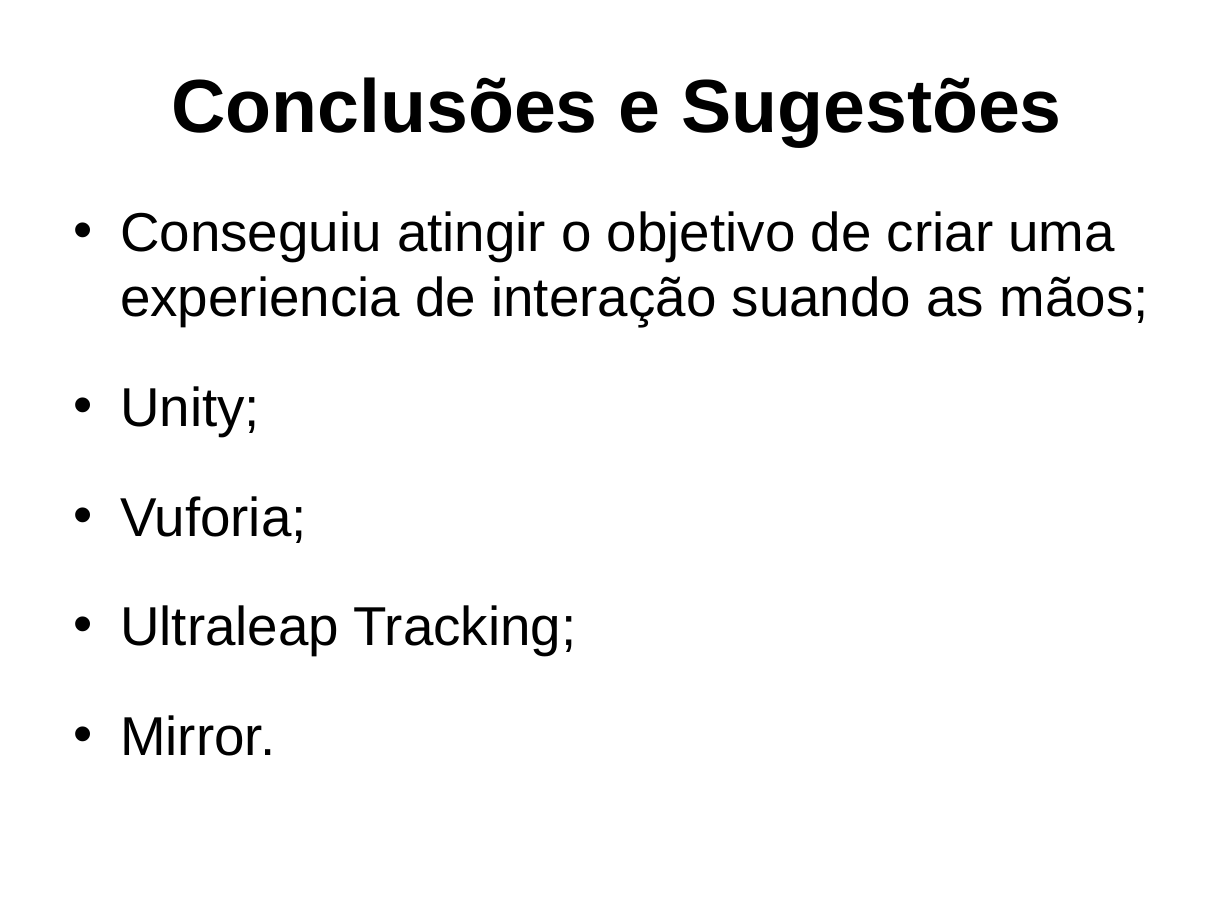
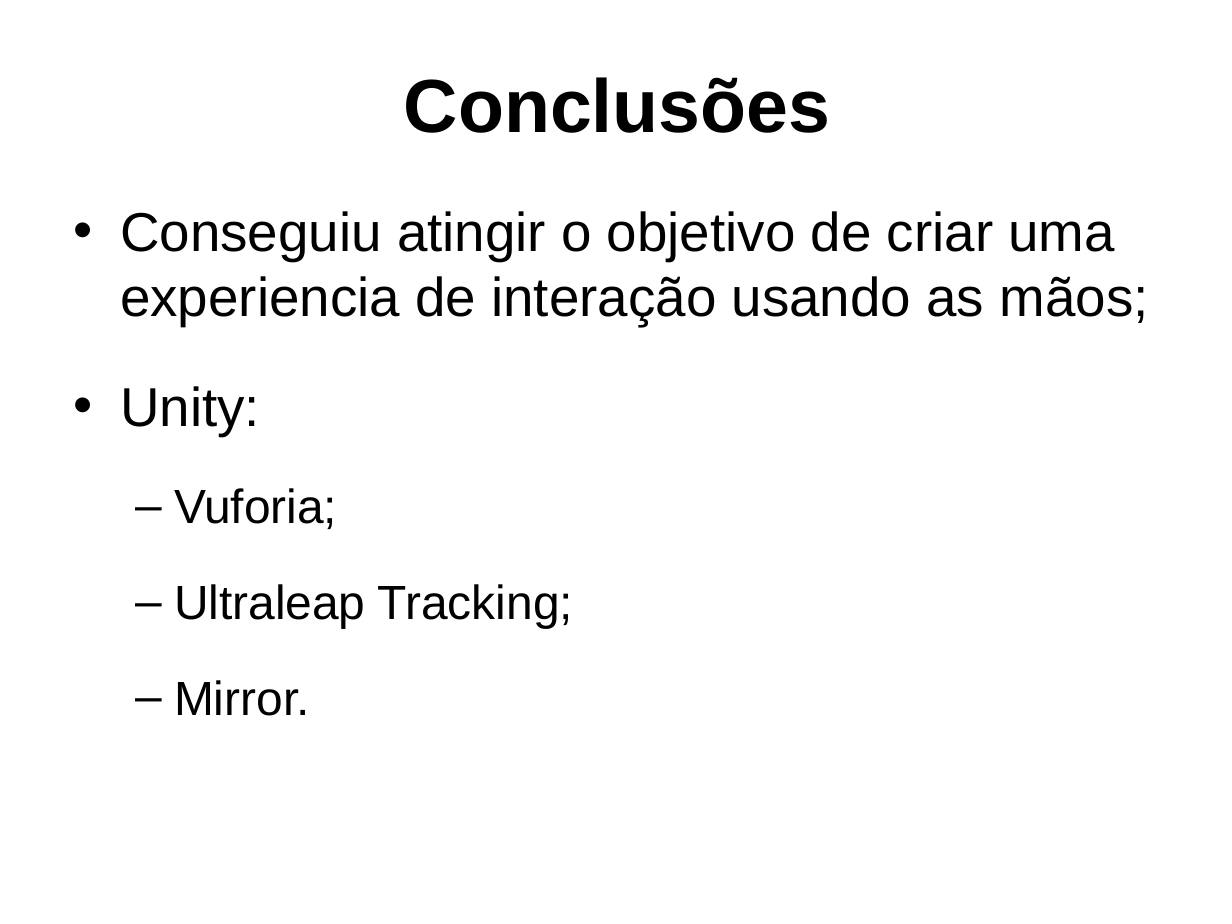
Before and after one commit to gcgfurb/tcc_JulioVicenteBrych, a slide deck: slide 23 of _julio/ApresentaçãoTCC-Julio_Vicente_Brych.pptx. Drawn at 1232x924 pixels with LibreOffice and Linux fonts; fonts in the diff are those of the drawing; background and template pictures are left out. Boxes give left, top, right and bottom in pixels: in the first picture for what was removed or moved away, otherwise in the second. Text is boxed around its words. In the diff, an @@ line names an element or a change of style, - is before the commit and + after.

```diff
--- a/_julio/ApresentaçãoTCC-Julio_Vicente_Brych.pptx
+++ b/_julio/ApresentaçãoTCC-Julio_Vicente_Brych.pptx
@@ title at (x1=404, y1=77, x2=830, y2=133): text changed @@
-Conclusões e Sugestões
+Conclusões
@@ text at (x1=120, y1=211, x2=1148, y2=436): text changed @@
-• Conseguiu atingir o objetivo de criar uma experiencia de interação suando as mãos;
-• Unity;
+• Conseguiu atingir o objetivo de criar uma experiencia de interação usando as mãos;
+• Unity:
@@ text at (x1=174, y1=488, x2=573, y2=716): size 32 to 28 pt in "Vuforia;", "Ultraleap Tracking;", "Mirror."; bullet • to –; list level 1 to 2 in "Vuforia;"; list level 1 to 2 in "Ultraleap Tracking;"; list level 1 to 2 in "Mirror." @@
```
Also in this commit, not shown: 18 other slides changed, 2 slides added.
